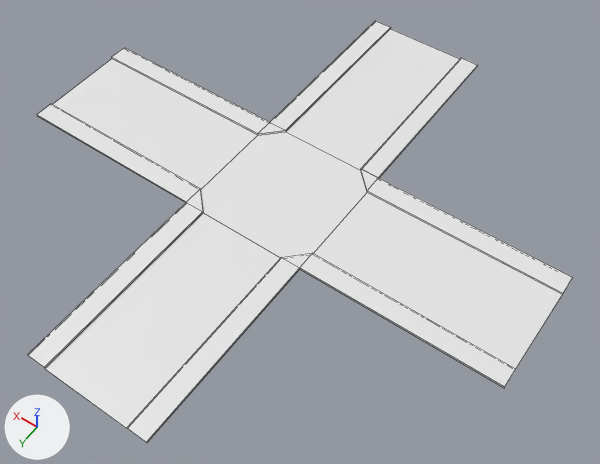
Renders of the FBX model Assets/ART/MESHES/Archi/SM_Crossroad.fbx from each side of a commit.
The view is the same before and after, from a camera (50 mm lens) standing at (-31.1, 41.4, 59.8) and looking at (-2.9, 1.8, -2.4). The lights are fixed; the arrows at lower left show +X, +Y and +Z. Mesh edges are drawn as thin lines. Where no turn or scale is listed for an object, it has been applied to the vertices.

Names of what the first picture shows: 'SM_Crossroads'.
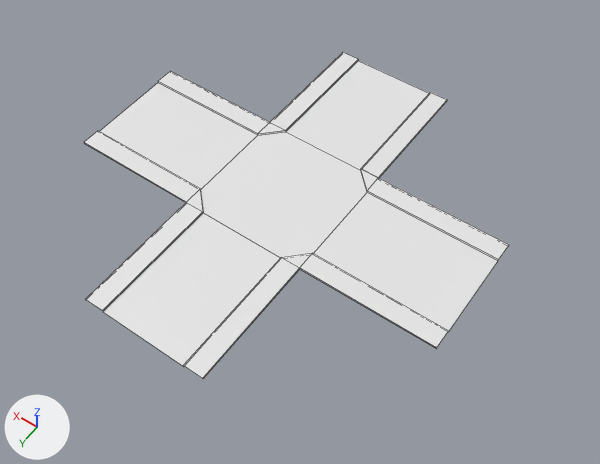
Commit message: change size crossroad

Changed parts and their boxes [x1, y1, x2, y2] in the pictures (600 x 464 px; the box of a moved part takes in the faces that stretch with it):
'SM_Crossroads', reshaped (22% narrower, 22% shorter)
    before: [27, 21, 573, 443]
    after: [84, 52, 509, 379]
part 1 of me_sm_road_02_012, moved or reshaped
    before: [37, 48, 269, 203]
    after: [84, 71, 269, 203]
part 2 of me_sm_road_02_012, moved or reshaped
    before: [27, 202, 300, 443]
    after: [85, 202, 300, 379]
part 3 of me_sm_road_02_012, moved or reshaped
    before: [300, 178, 573, 388]
    after: [300, 178, 509, 349]
part 4 of me_sm_road_02_012, moved or reshaped
    before: [270, 21, 477, 178]
    after: [270, 52, 447, 178]

Patch to the scene script:
```diff
--- a/Assets/ART/MESHES/Archi/SM_Crossroad.fbx.py
+++ b/Assets/ART/MESHES/Archi/SM_Crossroad.fbx.py
@@ me_sm_road_02_012 @@
 me_sm_road_02_012.from_pydata(...)  # 62 vertices, 37 faces; spans x -26.3..26.7, y -26.3..26.7, z -0.1..0.1
 # used by ob_sm_crossroads; location = (0.0, 0.0, 0.0)
 # before: 1 (26.7, -6.3, 0.1) at pixel (124, 47), 3 (26.7, -4.3, 0.1) at pixel (111, 57), 5 (26.7, -4.3, -0.1) at pixel (111, 58), 7 (26.7, -6.3, -0.1) at pixel (124, 48), 9 (26.7, 4.7, -0.1) at pixel (51, 105)
 # before: 11 (26.7, 4.7, 0.1) at pixel (50, 103), 13 (26.7, 6.7, 0.1) at pixel (36, 114), 15 (26.7, 6.7, -0.1) at pixel (37, 116)
 # before: 16 (6.7, 26.7, 0.1) at pixel (27, 354), 18 (4.7, 26.7, 0.1) at pixel (44, 367), 20 (4.7, 26.7, -0.1) at pixel (44, 368), 21 (6.7, 26.7, -0.1) at pixel (27, 355), 23 (-4.3, 26.7, -0.1) at pixel (127, 428)
 # before: 25 (-4.3, 26.7, 0.1) at pixel (126, 427), 27 (-6.3, 26.7, 0.1) at pixel (146, 442), 29 (-6.3, 26.7, -0.1) at pixel (146, 443)
 # before: 31 (-26.3, 6.7, -0.1) at pixel (504, 388), 33 (-26.3, 6.7, 0.1) at pixel (504, 386), 35 (-26.3, 4.7, 0.1) at pixel (515, 368), 37 (-26.3, 4.7, -0.1) at pixel (515, 369), 39 (-26.3, -6.3, -0.1) at pixel (572, 278)
 # before: 41 (-26.3, -4.3, -0.1) at pixel (562, 294), 43 (-26.3, -4.3, 0.1) at pixel (563, 293), 45 (-26.3, -6.3, 0.1) at pixel (572, 277)
 # before: 46 (6.7, -26.3, 0.1) at pixel (375, 20), 47 (6.7, -26.3, -0.1) at pixel (375, 22), 49 (4.7, -26.3, 0.1) at pixel (390, 27), 51 (4.7, -26.3, -0.1) at pixel (390, 28), 54 (-4.3, -26.3, -0.1) at pixel (460, 59)
 # before: 56 (-4.3, -26.3, 0.1) at pixel (461, 57), 58 (-6.3, -26.3, 0.1) at pixel (477, 65), 60 (-6.3, -26.3, -0.1) at pixel (477, 66)
+# me_sm_road_02_012 part 1
+for i in [1, 3, 5, 7, 9, 11, 13, 15]: me_sm_road_02_012.vertices[i].co += Vector((-6.7, 0.0, 0.0))
+# me_sm_road_02_012 part 2
+for i in [16, 18, 20, 21, 23, 25, 27, 29]: me_sm_road_02_012.vertices[i].co += Vector((0.0, -6.7, 0.0))
+# me_sm_road_02_012 part 3
+for i in [31, 33, 35, 37, 39, 41, 43, 45]: me_sm_road_02_012.vertices[i].co += Vector((6.2, 0.0, 0.0))
+# me_sm_road_02_012 part 4
+for i in [46, 47, 49, 51, 54, 56, 58, 60]: me_sm_road_02_012.vertices[i].co += Vector((0.0, 6.7, 0.0))
```
